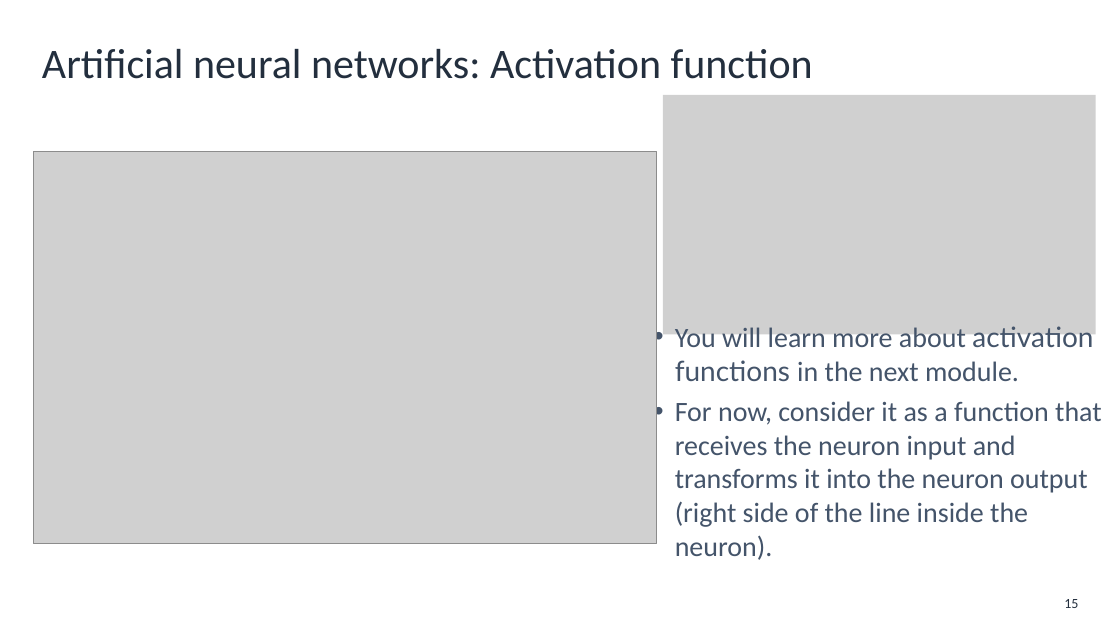
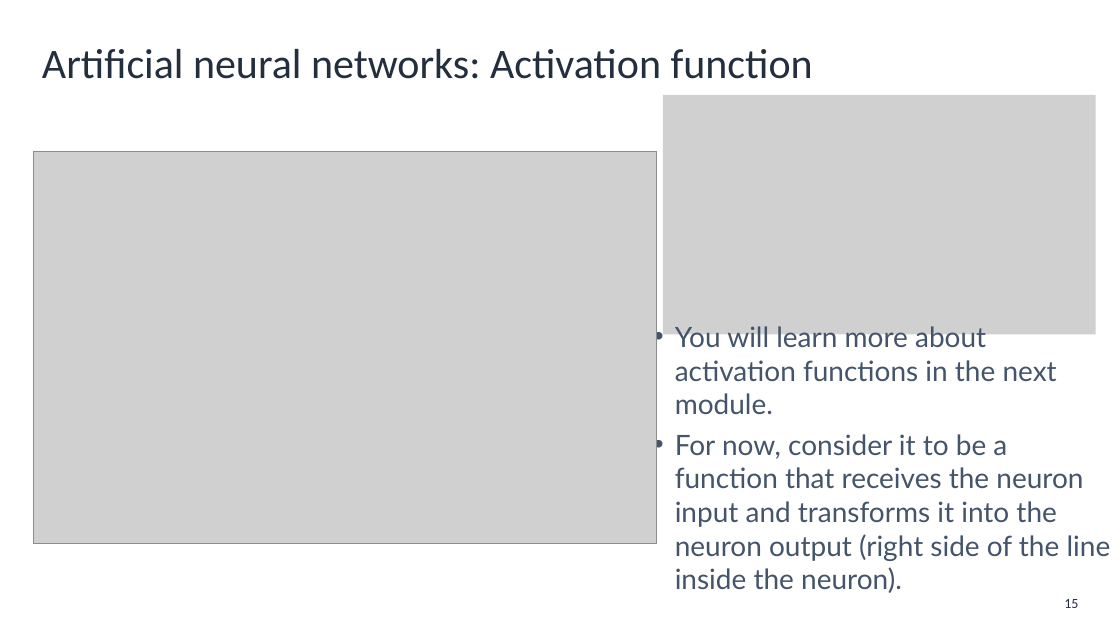
Before and after one commit to aws-mlu/aws-mlu-eep-traditional-ml, a slide deck: slide 15 of mlu-dlti/Lessons/DEV_MLUDTI-EN-M1-L1.pptx. Drawn at 1120x630 pixels with LibreOffice and Linux fonts; fonts in the diff are those of the drawing; grey boxes stand for pictures; background and template pictures are left out. Boxes give left, top, right and bottom in pixels: in the first picture for what was removed or moved away, otherwise in the second. Text is boxed around its words. In the diff, an @@ line names an element or a change of style, - is before the commit and + after.

```diff
--- a/mlu-dlti/Lessons/DEV_MLUDTI-EN-M1-L1.pptx
+++ b/mlu-dlti/Lessons/DEV_MLUDTI-EN-M1-L1.pptx
@@ text at [675,326,1057,414]: font Calibri to Lato in "You will learn more about in the ..." @@
@@ text at [675,434,1111,593]: text changed; font Calibri to Lato @@
-• For now, consider it as a function that receives the neuron input and transforms it into the neuron output (right side of the line inside the neuron).
+• For now, consider it to be a function that receives the neuron input and transforms it into the neuron output (right side of the line inside the neuron).
```
Also in this commit, not shown: 7 other slides changed, 16 other files.
